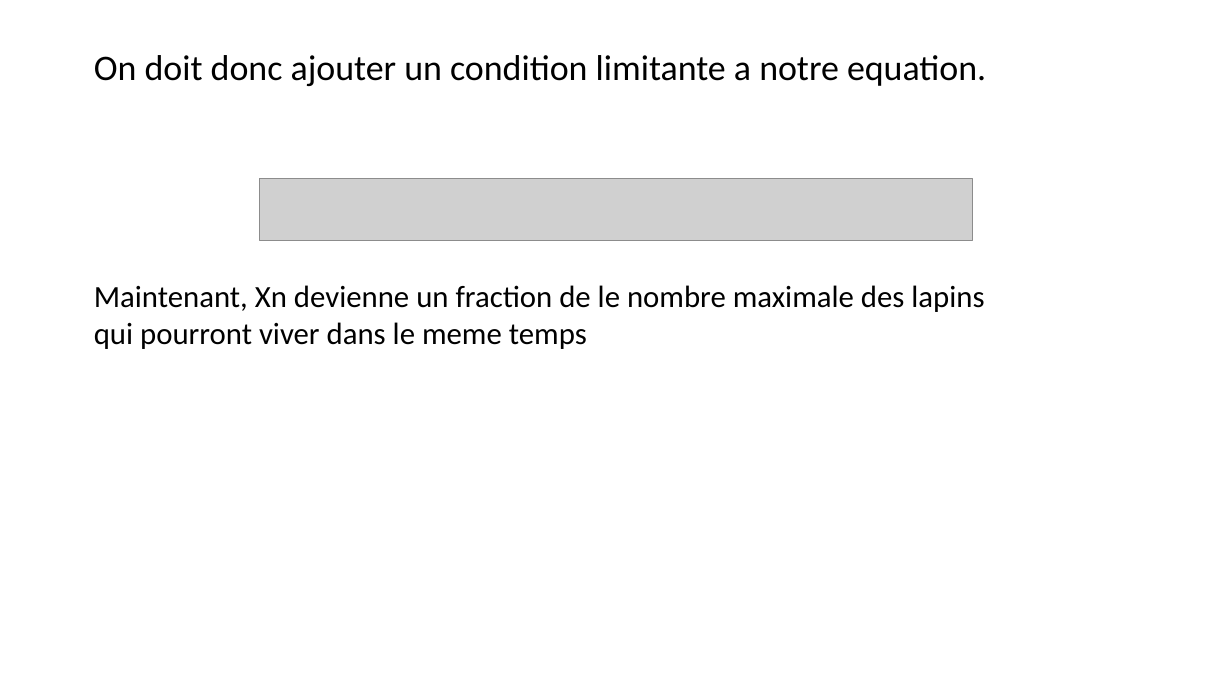
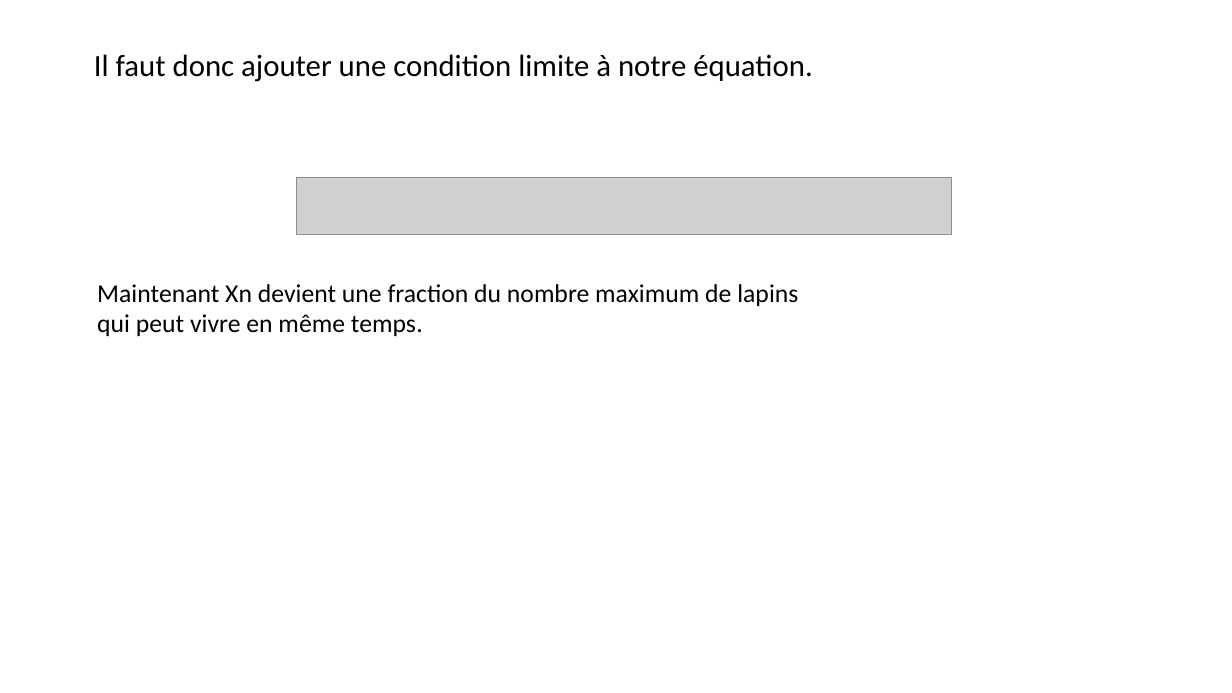
Before and after one commit to vladstroia/faigenbaum, a slide deck: slide 4 of Constante de Feigenbaum.pptx. Drawn at 1232x693 pixels with LibreOffice and Linux fonts; fonts in the diff are those of the drawing; grey boxes stand for pictures. Boxes give left, top, right and bottom in pixels: in the first picture for what was removed or moved away, otherwise in the second. Text is boxed around its words. In the diff, an @@ line names an element or a change of style, - is before the commit and + after.

```diff
--- a/Constante de Feigenbaum.pptx
+++ b/Constante de Feigenbaum.pptx
@@ text at <box>94,54,812,82</box>: text changed; size 28 to 24 pt @@
-On doit donc ajouter un condition limitante a notre equation.
+Il faut donc ajouter une condition limite à notre équation.
@@ picture: place and size @@
-picture at <box>260,178,972,240</box>
+picture at <box>297,177,951,235</box>
@@ text at <box>97,284,798,336</box>: text changed; size 24 to 20 pt @@
-Maintenant, Xn devienne un fraction de le nombre maximale des lapins
-qui pourront viver dans le meme temps
+  Maintenant Xn devient une fraction du nombre maximum de lapins
+  qui peut vivre en même temps.
```
Also in this commit, not shown: 1 other slide changed, 5 slides added, 3 slides removed, 12 other files.
